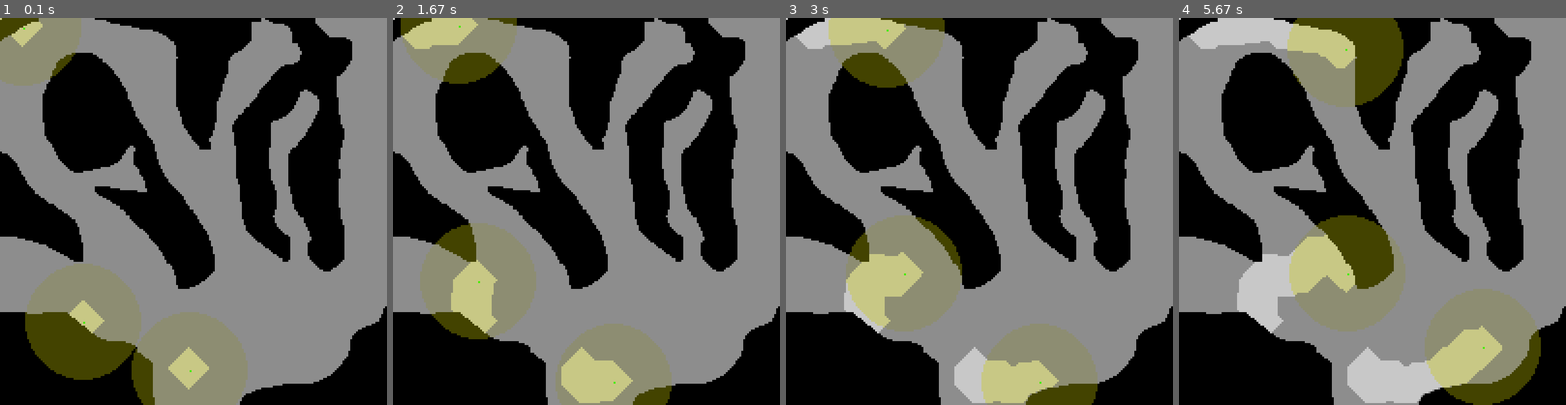
Above: before the commit, frames 1-4 (left to right).
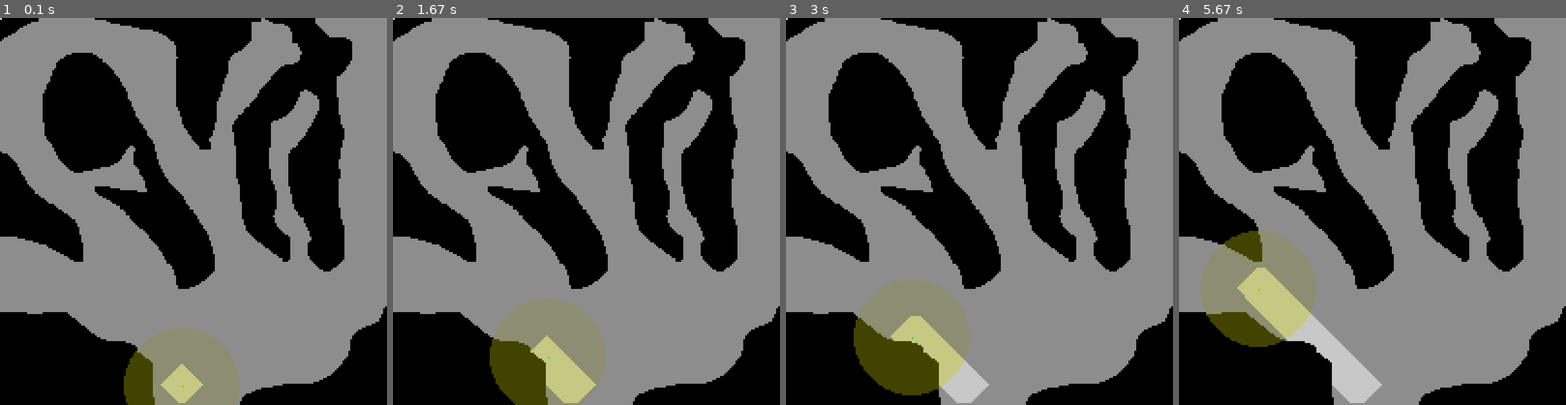
Above: after the commit, the same moments.

Repository: R1leMargoulin/RAPID
Game: pygame game, started from examples/program_examples/simulation_example.py
The game is run twice, just before and just after one commit, with the same random seed, the same clock (stepped at 60 frames per second) and the same inputs.
Inputs:
- Up to frame 1 (0.1 s): no input
- Up to frame 2 (1.67 s): no input
- Up to frame 3 (3 s): no input
- Up to frame 4 (5.67 s): tap Enter at 4.83, 5.17, 5.5 s

The runs differ from the first frame. In frame 1, 12% of the frame differs, in the area x 0-64%, y 0-100%; in frame 2, 19%; in frame 3, 21%; in frame 4, 30%, in the area x 2-94%, y 0-100%.

Commit message:
reglages bidouille

Diff:
--- a/RAPID/Agents.py
+++ b/RAPID/Agents.py
@@ -604,7 +604,7 @@
 
         #reshape importance of communication depending of the time from last communication:
         print(f"robot {self.robot_id} : last com : {self.time_from_last_communication}")
-        self.shape_competence("communication", self.competences["communication"]["capability"], self.time_from_last_communication*0.3, distance_treshold=self.communication_range, dispersion=0) #TODO enlever l'incrementation en dur, faire un parametre adequat
+        self.shape_competence("communication", self.competences["communication"]["capability"], self.time_from_last_communication*0.1, distance_treshold=self.communication_range, dispersion=0) #TODO enlever l'incrementation en dur, faire un parametre adequat
 
         if np.any(self.target):
             if self.path_to_target: #If we have a path to our target, we continue this path.
@@ -652,7 +652,7 @@
             robots_pos_list = [] #list of float xy position of all robots
             for robot_id in self.belief_space["robot_informations"]:
                 if robot_id != self.robot_id: #iamhere
-                    if self.env.step - self.belief_space["robot_informations"][robot_id]["step"] <= 200 : #limite arbitraire pour voir si la position n'est pas trop obsolete, sinon on ne la prendra pas en compte, TODO : mettre ca en parametrable propre
+                    if self.env.step - self.belief_space["robot_informations"][robot_id]["step"] <= 250 : #limite arbitraire pour voir si la position n'est pas trop obsolete, sinon on ne la prendra pas en compte, TODO : mettre ca en parametrable propre
                         robots_pos_list.append(self.belief_space["robot_informations"][robot_id]["position"])
 
             communication_clusters = simple_clustering(robots_pos_list, self.communication_range) #from utils: make simple clusters of robot based on communication range, will return the center of clusters
--- a/examples/program_examples/simulation_example.py
+++ b/examples/program_examples/simulation_example.py
@@ -15,8 +15,10 @@
 
 ENV_IMAGE_PATH = "/home/erwan/Documents/RAPID/examples/env_images_example/cave_200_200.png"# CHANGE THE PATH
 
-NB_GROUND_AGENTS = 3
+NB_GROUND_AGENTS = 1
 NB_AERIAL_AGENTS = 2
+
+pos_list = [[95, 190, 0]]
 
 img = Image.open(ENV_IMAGE_PATH)
 
@@ -32,7 +34,10 @@
 
     for i in range(NB_GROUND_AGENTS):
         #random init position
-        init_pos = (random.randrange(0,env.width), random.randrange(0,env.height), random.uniform(0, 2*3.14))
+        if pos_list :
+            init_pos = pos_list[i]
+        else:
+            init_pos = (random.randrange(0,env.width), random.randrange(0,env.height), random.uniform(0, 2*3.14))
         #init_pos = (125, 190, 0)
 
 
@@ -41,7 +46,7 @@
                                     robot_id=len(env.agents)+1,
                                     init_transform=init_pos,
                                     max_speed=(1,1,0.5), #warning : adapt max speeds if you use aerial or ground robots
-                                    behavior_to_use="action_selection",
+                                    behavior_to_use="nearest_frontier",
                                     vision_range=10,
                                     communication_range=30,
                                     communication_period=10,
